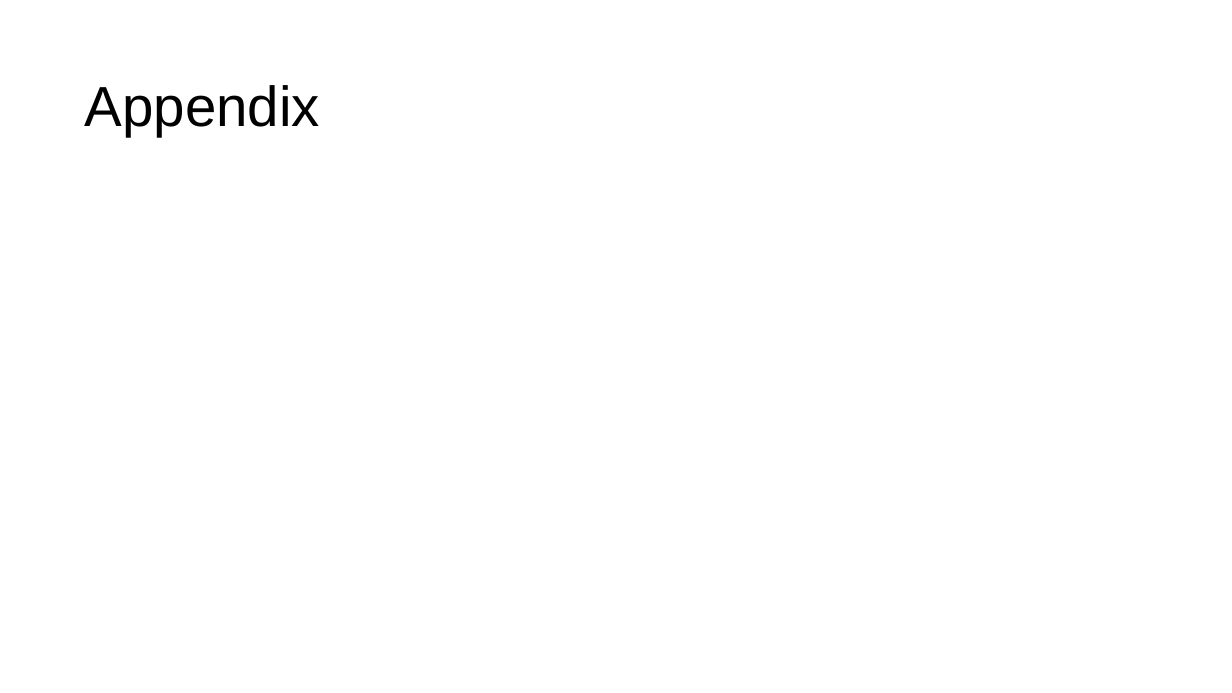
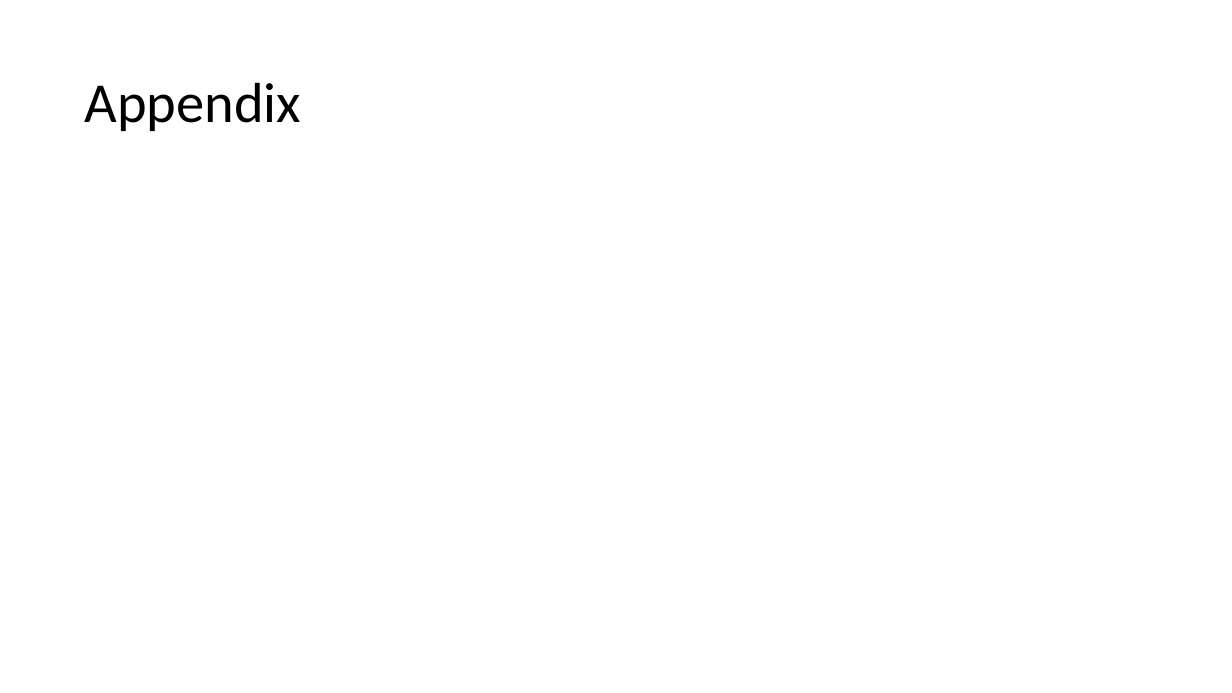
Before and after one commit to LarissaRickler/adlr-reports, a slide deck: slide 14 of Presentation/milestone-presentation.odp. Drawn at 1232x693 pixels with LibreOffice and Linux fonts; fonts in the diff are those of the drawing. Boxes give left, top, right and bottom in pixels: in the first picture for what was removed or moved away, otherwise in the second. Text is boxed around its words. In the diff, an @@ line names an element or a change of style, - is before the commit and + after.

```diff
--- a/Presentation/milestone-presentation.odp
+++ b/Presentation/milestone-presentation.odp
@@ title "Appendix" at [85, 82, 302, 131]: font Arial to Calibri; line spacing 1 to 0.9 @@
```
Also in this commit, not shown: 10 other slides changed, 4 slides added, 7 slides removed.
